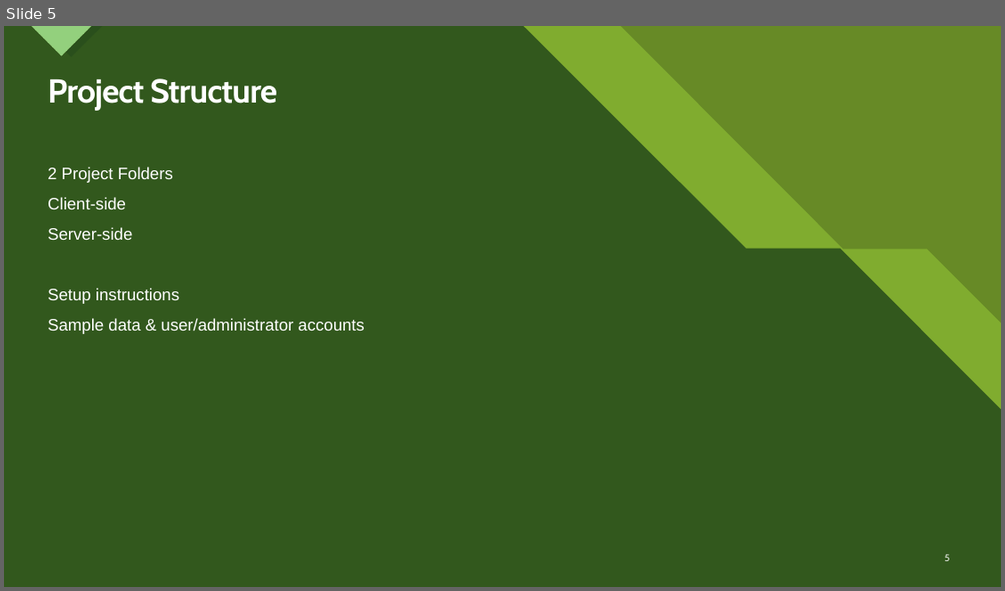
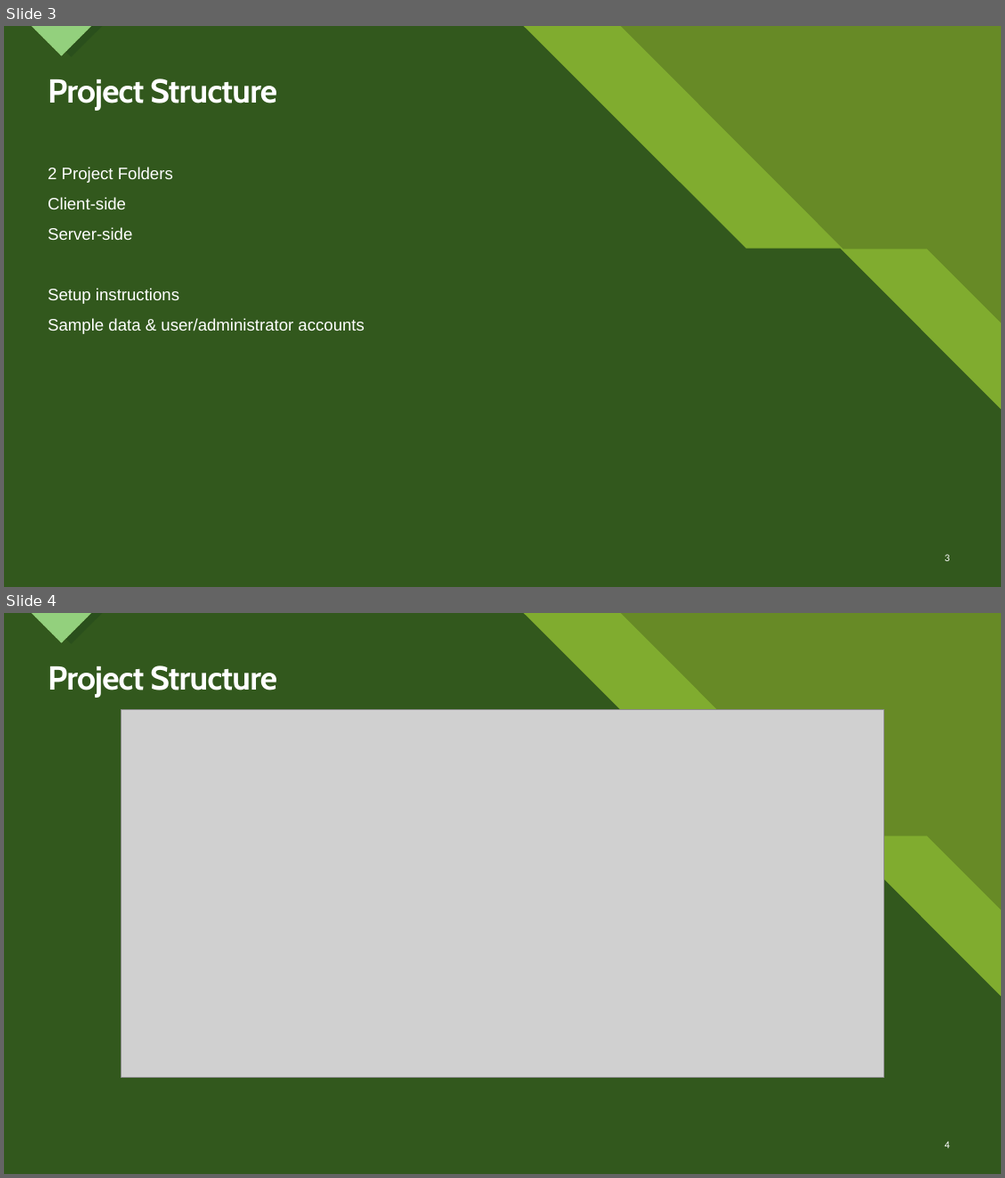
Before and after one commit to ctneeson/emotiontracker2, a slide deck: Emotion Tracker App Project.pptx. Shown one above the other, each under a label of ours: slide 5 before the commit, slides 3 and 4 after it. The pictures are 1005x591 and 1005x1178 pixels, drawn with LibreOffice and Linux fonts; fonts in the diff are those of the drawing; grey boxes stand for pictures. Boxes give left, top, right and bottom in pixels: in the first picture for what was removed or moved away, otherwise in the second. Text is boxed around its words. In the diff, an @@ line names an element or a change of style, - is before the commit and + after.

```diff
--- a/Emotion Tracker App Project.pptx
+++ b/Emotion Tracker App Project.pptx
@@ slide 4 added at (4,613,1001,1174), background #8AB833; not listed: 14 template elements that a slide beside it also shows @@
@@ title added at (48,666,277,697), 32 pt, text #FFFFFF, bold @@
+Project Structure
@@ picture added at (121,709,884,1078) @@
@@ page number added at (945,1141,950,1148), 10 pt, text #FFFFFF @@
+4
@@ what was slide 5 is now slide 3 @@
@@ page number at (945,554,950,561): text changed @@
-5
+3
```
Also in this commit, not shown: 1 other slide added, 23 other files.
